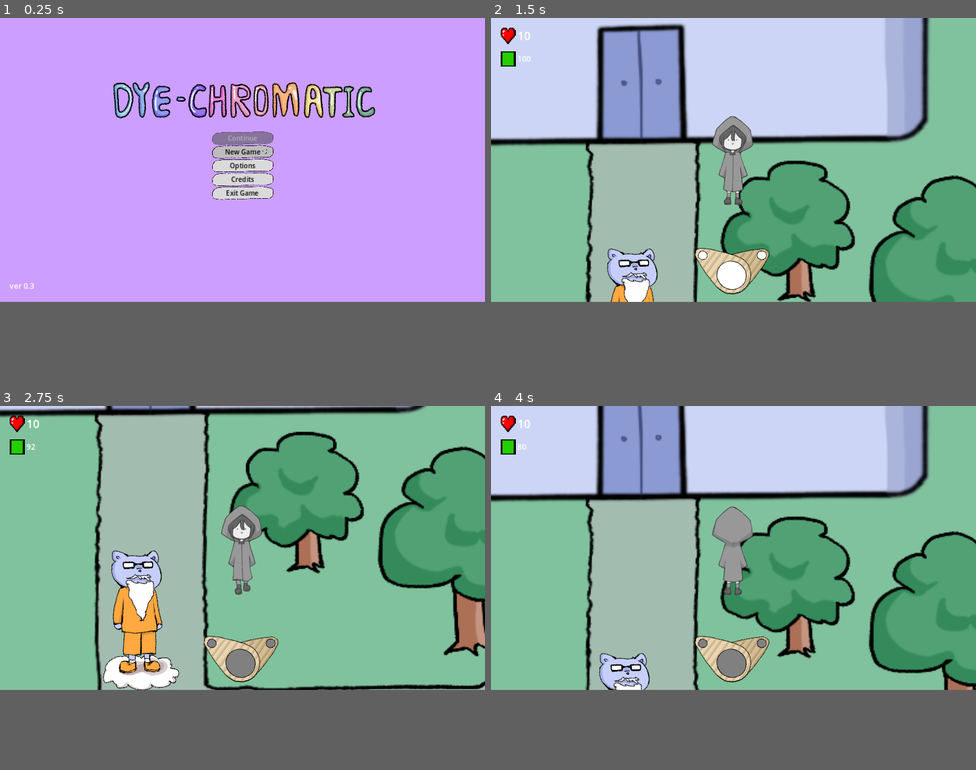
Above: before the commit, frames 1-4 (two rows, left to right).
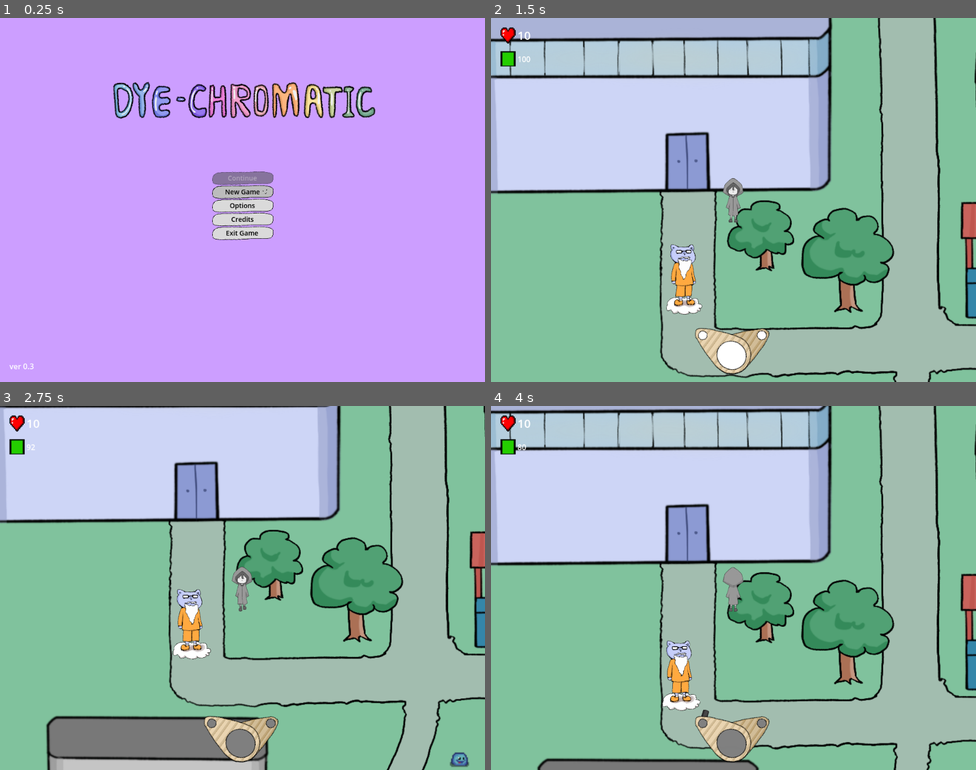
Above: after the commit, the same moments.

Repository: JMSVY-Super-Cool-Group-14/Dye-Chromatic
Game: Godot game, scene res://scenes/ui/main.tscn
Same seed, same stepped clock (60 frames per second), same inputs: the game is played once before the commit and once after it.
Inputs (mouse positions are in pixels of both pictures, inside the frame that each line leads up to):
- Up to frame 1 (0.25 s): no input
- Up to frame 2 (1.5 s): click "New Game" at 0.5 s; move the mouse to (840, 145) at 1.27 s; hold E (right_colour) from 1.28 s (still down); hold V (lock_on) from 1.28 s (still down); tap C (interact) at 1.35 s
- Up to frame 3 (2.75 s): move the mouse to (145, 562) at 2.02 s; release E (right_colour) at 2.03 s; release V (lock_on) at 2.03 s; hold S (move_down) from 2.03 s (still down); tap V (lock_on) at 2.1 s; tap F (melee_attack) at 2.3 s
- Up to frame 4 (4 s): move the mouse to (782, 486) at 2.77 s; release S (move_down) at 2.78 s; hold E (right_colour) 2.78-3.53 s; hold F (melee_attack) 2.78-3.53 s; tap Space (ranged_attack) at 3.05, 3.6 s; move the mouse to (709, 606) at 3.52 s; hold W (move_up) from 3.53 s (still down); tap Shift (sprint) at 3.8 s
In our replay, the window is 800x468 before the commit and 800x600 after it. These sizes can differ from the game's own. Grey fills any space a smaller window leaves; there, only what the larger window draws over its background counts as a difference.

The runs differ from the first frame. In frame 1, 4.1% of the frame differs, in the area x 2-78%, y 17-97%; in frame 2, 65%; in frame 3, 69%, in the area x 0-100%, y 0-100%; in frame 4, 66%.

Commit message:
Dynamic Boundaries Implemented (Area & Camera), Viewpoint fixed

Diff:
--- a/src/project.godot
+++ b/src/project.godot
@@ -19,8 +19,8 @@
 [display]
 
 window/size/viewport_width=1024
-window/size/viewport_height=600
-window/stretch/mode="canvas_items"
+window/size/viewport_height=768
+window/stretch/mode="viewport"
 
 [dotnet]
 
@@ -130,6 +130,27 @@
 , Object(InputEventJoypadMotion,"resource_local_to_scene":false,"resource_name":"","device":-1,"axis":4,"axis_value":1.0,"script":null)
 ]
 }
+interact={
+"deadzone": 0.5,
+"events": [Object(InputEventKey,"resource_local_to_scene":false,"resource_name":"","device":-1,"window_id":0,"alt_pressed":false,"shift_pressed":false,"ctrl_pressed":false,"meta_pressed":false,"pressed":false,"keycode":0,"physical_keycode":67,"key_label":0,"unicode":99,"echo":false,"script":null)
+, Object(InputEventJoypadButton,"resource_local_to_scene":false,"resource_name":"","device":-1,"button_index":3,"pressure":0.0,"pressed":false,"script":null)
+]
+}
+ultimate_attack={
+"deadzone": 0.5,
+"events": [Object(InputEventKey,"resource_local_to_scene":false,"resource_name":"","device":-1,"window_id":0,"alt_pressed":false,"shift_pressed":false,"ctrl_pressed":false,"meta_pressed":false,"pressed":false,"keycode":0,"physical_keycode":75,"key_label":0,"unicode":107,"echo":false,"script":null)
+]
+}
+sprint={
+"deadzone": 0.5,
+"events": [Object(InputEventKey,"resource_local_to_scene":false,"resource_name":"","device":-1,"window_id":0,"alt_pressed":false,"shift_pressed":false,"ctrl_pressed":false,"meta_pressed":false,"pressed":false,"keycode":0,"physical_keycode":4194325,"key_label":0,"unicode":0,"echo":false,"script":null)
+]
+}
+lock_on={
+"deadzone": 0.5,
+"events": [Object(InputEventKey,"resource_local_to_scene":false,"resource_name":"","device":-1,"window_id":0,"alt_pressed":false,"shift_pressed":false,"ctrl_pressed":false,"meta_pressed":false,"pressed":false,"keycode":0,"physical_keycode":86,"key_label":0,"unicode":118,"echo":false,"script":null)
+]
+}
 zoom_in={
 "deadzone": 0.5,
 "events": [Object(InputEventKey,"resource_local_to_scene":false,"resource_name":"","device":-1,"window_id":0,"alt_pressed":false,"shift_pressed":false,"ctrl_pressed":false,"meta_pressed":false,"pressed":false,"keycode":0,"physical_keycode":90,"key_label":0,"unicode":122,"echo":false,"script":null)
@@ -160,24 +181,8 @@
 "events": [Object(InputEventKey,"resource_local_to_scene":false,"resource_name":"","device":-1,"window_id":0,"alt_press …(182 unchanged characters)…
 ]
 }
-interact={
+reset_camera={
 "deadzone": 0.5,
 "events": [Object(InputEventKey,"resource_local_to_scene":false,"resource_name":"","device":-1,"window_id":0,"alt_pressed":false,"shift_pressed":false,"ctrl_pressed":false,"meta_pressed":false,"pressed":false,"keycode":0,"physical_keycode":67,"key_label":0,"unicode":99,"echo":false,"script":null)
-, Object(InputEventJoypadButton,"resource_local_to_scene":false,"resource_name":"","device":-1,"button_index":3,"pressure":0.0,"pressed":false,"script":null)
 ]
 }
-ultimate_attack={
-"deadzone": 0.5,
-"events": [Object(InputEventKey,"resource_local_to_scene":false,"resource_name":"","device":-1,"window_id":0,"alt_pressed":false,"shift_pressed":false,"ctrl_pressed":false,"meta_pressed":false,"pressed":false,"keycode":0,"physical_keycode":75,"key_label":0,"unicode":107,"echo":false,"script":null)
-]
-}
-sprint={
-"deadzone": 0.5,
-"events": [Object(InputEventKey,"resource_local_to_scene":false,"resource_name":"","device":-1,"window_id":0,"alt_pressed":false,"shift_pressed":false,"ctrl_pressed":false,"meta_pressed":false,"pressed":false,"keycode":0,"physical_keycode":4194325,"key_label":0,"unicode":0,"echo":false,"script":null)
-]
-}
-lock_on={
-"deadzone": 0.5,
-"events": [Object(InputEventKey,"resource_local_to_scene":false,"resource_name":"","device":-1,"window_id":0,"alt_pressed":false,"shift_pressed":false,"ctrl_pressed":false,"meta_pressed":false,"pressed":false,"keycode":0,"physical_keycode":86,"key_label":0,"unicode":118,"echo":false,"script":null)
-]
-}
--- a/src/scenes/game.tscn
+++ b/src/scenes/game.tscn
@@ -154,6 +154,7 @@
 z_index = 1
 position = Vector2(231, 255)
 scale = Vector2(0.4, 0.4)
+max_x = 815
 
 [node name="AudioStreamPlayer2D" type="AudioStreamPlayer2D" parent="."]
 stream = ExtResource("12_aedne")
--- a/src/scenes/player.tscn
+++ b/src/scenes/player.tscn
@@ -314,6 +314,7 @@
 
 [node name="Player" type="Area2D" groups=["player"]]
 script = ExtResource("1_p4u05")
+max_y = 800
 
 [node name="AnimatedSprite2D" type="AnimatedSprite2D" parent="."]
 scale = Vector2(0.3, 0.3)
@@ -349,7 +350,6 @@
 scale = Vector2(0.2, 0.2)
 sprite_frames = SubResource("SpriteFrames_jbfnq")
 animation = &"attack"
-frame = 5
 
 [node name="MeleePlayer1" type="AnimationPlayer" parent="MeleeRange/MeleeAnimate1"]
 root_node = NodePath("../..")
--- a/src/scripts/Camera2D.gd
+++ b/src/scripts/Camera2D.gd
@@ -1,17 +1,34 @@
 extends Camera2D
 
-var centered_on_player = true
-@onready var player = get_parent()
-var camera_speed = 100  # Speed at which the camera moves when arrow keys are pressed
-var zoom_speed = 3  # Speed of zooming in and out
-var min_zoom = Vector2(1.5, 1.5)  # Minimum zoom level
-var max_zoom = Vector2(5, 5)  # Maximum zoom level
+@export var centered_on_player = true
+@onready var player: Area2D = get_parent()  # Assuming Camera2D is a direct child of Player
+@export var camera_speed = 100  # Speed at which the camera moves when arrow keys are pressed
+@export var zoom_speed = 3  # Speed of zooming in and out
+@export var min_zoom = Vector2(1.5, 1.5)  # Minimum zoom level
+@export var max_zoom = Vector2(3, 3)  # Maximum zoom level
 var last_player_position = Vector2()  # To track player's last position
 
+# Standard Camera Settings
+@export var DEFAULT_ZOOM = Vector2(2.5, 2.5)
+@export var DEFAULT_POSITION = Vector2()
+
+@export var smoothing_enabled = true
+@export var smoothing_speed = 5.0
+
 func _ready():
+	player = get_parent()  # Ensure player is the parent node
+	if not player:
+		push_error("Player node not found as parent.")
+		return
 	last_player_position = player.position  # Initialize with the player's initial position
+	zoom = DEFAULT_ZOOM  # Set the initial zoom level to default
+	make_current()  # Make this camera the current camera
+	set_limits()  # Set the camera limits
+	global_position = player.global_position  # Ensure the camera starts centered on the player
 
 func _process(delta):
+	if not player:
+		return
 	# Check player movement
 	var player_moved = player.position != last_player_position
 	if player_moved:
@@ -29,7 +46,10 @@
 
 	if centered_on_player:
 		# The camera will follow the player without manual input
-		global_position = player.position
+		if smoothing_enabled:
+			global_position = lerp(global_position, player.global_position, smoothing_speed * delta)
+		else:
+			global_position = player.global_position
 	else:
 		# Move the camera according to inputs
 		if Input.is_action_pressed("move_camera_right"):
@@ -41,9 +61,6 @@
 		if Input.is_action_pressed("move_camera_down"):
 			global_position.y += camera_speed * delta
 
-	# Update the last player position at the end of the frame
-	last_player_position = player.position
-
 	# Handle zooming in and out
 	if Input.is_action_pressed("zoom_in"):
 		zoom -= Vector2(zoom_speed, zoom_speed) * delta
@@ -53,3 +70,17 @@
 		zoom += Vector2(zoom_speed, zoom_speed) * delta
 		zoom.x = min(zoom.x, max_zoom.x)
 		zoom.y = min(zoom.y, max_zoom.y)
+
+	# Reset camera to default settings when "c" is pressed
+	if Input.is_action_just_pressed("reset_camera"):
+		zoom = DEFAULT_ZOOM
+		global_position = player.position
+
+	# Update the last player position at the end of the frame
+	last_player_position = player.position
+
+func set_limits():
+	limit_left = -1000
+	limit_right = 1000
+	limit_top = -1000
+	limit_bottom = 1000
--- a/src/scripts/PlayerAnimated.gd
+++ b/src/scripts/PlayerAnimated.gd
@@ -1,19 +1,21 @@
 extends AnimatedSprite2D
 
-@onready var player:Area2D = $"../"
+@onready var player: Area2D = $"../"
 var projectile_val = false
 var melee_val = false
 
-# Called when the node enters the scene tree for the first time.
+@export var speed = 200
+var velocity = Vector2.ZERO
+
 func _ready():
 	animation_looped.connect(end_attack)
+	set_process(true)
 
-# Called every frame. 'delta' is the elapsed time since the previous frame.
 func _process(delta):
-	if !projectile_val && !melee_val:
+	if !projectile_val and !melee_val:
 		walk_idle()
 
-	if player.isSprinting == false:
+	if !player.isSprinting:
 		# Animation check
 		if Input.is_action_just_pressed("ranged_attack"):
 			projectile_val = true
@@ -22,6 +24,23 @@
 			melee_val = true
 			melee()
 
+	# Handle player movement
+	velocity = Vector2.ZERO
+	if Input.is_action_pressed("ui_right"):
+		velocity.x += 1
+	if Input.is_action_pressed("ui_left"):
+		velocity.x -= 1
+	if Input.is_action_pressed("ui_down"):
+		velocity.y += 1
+	if Input.is_action_pressed("ui_up"):
+		velocity.y -= 1
+
+	velocity = velocity.normalized() * speed * delta
+	player.position += velocity
+
+	# Debugging information
+	print("Player Position: ", player.position)
+	print("Viewport Size: ", get_viewport().size)
 
 func end_attack():
 	projectile_val = false
@@ -33,7 +52,7 @@
 		return
 
 	# Walking animation
-	if player.velocity.x > 0.25 || player.velocity.x < -0.25:
+	if player.velocity.x > 0.25 or player.velocity.x < -0.25:
 		animation = "walk_right"
 		flip_h = false
 		if player.velocity.x < 0:
@@ -46,7 +65,7 @@
 func melee():
 	print("Melee animation")
 	# Melee animation
-	if player.velocity.x > 0.25 || player.velocity.x < -0.25:
+	if player.velocity.x > 0.25 or player.velocity.x < -0.25:
 		animation = "melee_right"
 		flip_h = false
 		if player.velocity.x < 0:
@@ -58,7 +77,7 @@
 
 func proj():
 	print("Projectile animation")
-	#Projectile animation
+	# Projectile animation
 	if player.rangedTarget.x != 0:
 		animation = "proj_right"
 		flip_h = false
--- a/src/scripts/player.gd
+++ b/src/scripts/player.gd
@@ -30,8 +30,8 @@
 var blueUltCost = 70
 var magentaSpecialCost = 40
 var abilityCooldown = 0.5
-var magentaDelta = 0 	# set to 0 so it is not on cooldown at start
-var blueDelta = 0 	# set to 0 so it is not on cooldown at start
+var magentaDelta = 0
+var blueDelta = 0
 var blueUltDelta = 0
 @export var blueUltDamage = 70
 @export var meleeRange = 18
@@ -46,7 +46,7 @@
 	"yellow" : Color(1, 1, 0),
 	"magenta" : Color(1, 0, 1),
 	"cyan" : Color(0, 1, 1)
-		}
+}
 @onready var leftIndex = 0
 @onready var rightIndex = 0
 @onready var leftColour = "grey"
@@ -69,6 +69,13 @@
 var projectile_scene = preload("res://scenes/attacks/projectile.tscn")
 var special_magenta_scene = preload("res://scenes/attacks/special_magenta.tscn")
 var special_blue_scene = preload("res://scenes/attacks/special_blue.tscn")
+
+# Boundary limits
+@export var min_x = 55
+@export var max_x = 800
+@export var min_y = 40
+@export var max_y = 500
+
 # Called when the node enters the scene tree for the first time.
 func _ready():
 	$AnimatedSprite2D.play()
@@ -89,13 +96,10 @@
 	stamina_change.emit(int(stamina))
 
 	if timePassed > hpRegenDelay and hp < maxHP:
-		print("Regenerate health! Health is: ")
-		print(hp)
+		print("Regenerate health! Health is: ", hp)
 		hp += hpRegen
 		timePassed = 0
 		hp_change.emit(hp)
-
-
 
 	# Colour Reset
 	if Input.is_action_just_pressed("left_colour"):
@@ -132,7 +136,16 @@
 
 	# Actual moving of object
 	position += velocity * delta * speed
-	position = position.clamp(Vector2.ZERO, get_viewport_rect().size)
+
+	# Print debug information
+	print("Position before clamping: ", position)
+
+	# Clamp the position within defined boundaries
+	position.x = clamp(position.x, min_x, max_x)
+	position.y = clamp(position.y, min_y, max_y)
+
+	# Print debug information
+	print("Position after clamping: ", position)
 
 func start(pos):
 	position = pos
@@ -162,10 +175,10 @@
 
 
 func lock_on(event):
-	if event.is_action_pressed("lock_on") and lockedOn==false:
+	if event.is_action_pressed("lock_on") and lockedOn == false:
 		targetLock = get_nearest_enemy()
 		if targetLock != null:
-			$DetectRange.global_position = self.global_position + facingDirection.normalized()*meleeRange
+			$DetectRange.global_position = self.global_position + facingDirection.normalized() * meleeRange
 			$DetectRange.global_rotation = facingDirection.angle()
 			lockedOn = true
 			targetLockArt.visible = true
@@ -179,7 +192,7 @@
 func attack_input(event):
 	if attackDelta > attackCooldown:
 		if fsm.get_controller():
-			if event.is_action_pressed("ranged_attack") and rangedTarget!=Vector2.ZERO:
+			if event.is_action_pressed("ranged_attack") and rangedTarget != Vector2.ZERO:
 				fire_projectile(rangedTarget, currentColour)
 				attackDelta = 0
 			elif event.is_action("melee_attack"):
@@ -223,21 +236,21 @@
 	slow(0.9, 0.2)
 	melee_strike.set_angle(facingDirection)
 	melee_strike.set_colour(colourWheel[currentColour])
-	melee_strike.global_position = global_position + facingDirection.normalized()*meleeRange
+	melee_strike.global_position = global_position + facingDirection.normalized() * meleeRange
 
 func melee_attack():
 	if stamina > meleeCost:
 		stamina -= meleeCost
-		meleeNode.global_position = global_position + facingDirection.normalized()*meleeRange
-		meleeNode.global_rotation = facingDirection.angle() + PI/2
+		meleeNode.global_position = global_position + facingDirection.normalized() * meleeRange
+		meleeNode.global_rotation = facingDirection.angle() + PI / 2
 		slow(0.95, 0.2)
 
-		if combo1 == true and comboDelta < attackCooldown*5:
+		if combo1 == true and comboDelta < attackCooldown * 5:
 			meleeAnimate2.play("attack2")
 			combo1 = false
 			combo2 = true
 			comboDelta = 0
-		elif combo2 == true and comboDelta < attackCooldown*5:
+		elif combo2 == true and comboDelta < attackCooldown * 5:
 			comboDamage = true
 			meleeAnimate1.play("attack1")
 			meleeAnimate2.play("attack2")
@@ -286,19 +299,19 @@
 
 	if colourSwitchDelta > colourSwitchDelay:
 		colourSwitchDelta = 0
-		if event.is_action_pressed("left_colour") :
+		if event.is_action_pressed("left_colour"):
 			# So we dont have same colour on both sides
-			leftIndex = (leftIndex+1) % 4
+			leftIndex = (leftIndex + 1) % 4
 			if leftIndex == rightIndex:
-				leftIndex = (leftIndex+1) % 4
+				leftIndex = (leftIndex + 1) % 4
 				set_colour(leftColourSelect[leftIndex], rightColourSelect[rightIndex])
 			else:
 				set_colour(leftColourSelect[leftIndex], rightColourSelect[rightIndex])
 		elif event.is_action_pressed("right_colour"):
 			# So we dont have same colour on both sides
-			rightIndex = (rightIndex+1) % 4
+			rightIndex = (rightIndex + 1) % 4
 			if rightIndex == leftIndex:
-				rightIndex = (rightIndex+1) % 4
+				rightIndex = (rightIndex + 1) % 4
 				set_colour(leftColourSelect[leftIndex], rightColourSelect[rightIndex])
 			else:
 				set_colour(leftColourSelect[leftIndex], rightColourSelect[rightIndex])
@@ -306,7 +319,7 @@
 func set_colour(left, right):
 	leftColour = left
 	rightColour = right
-	if leftColour!="grey" and rightColour!="grey":
+	if leftColour != "grey" and rightColour != "grey":
 		match [leftColour, rightColour]:
 			["red", "green"]:
 				currentColour = "yellow"
@@ -320,7 +333,7 @@
 				currentColour = "magenta"
 			["blue", "green"]:
 				currentColour = "cyan"
-	elif left=="grey":
+	elif left == "grey":
 		currentColour = rightColour
 	elif right == "grey":
 		currentColour = leftColour
@@ -371,7 +384,7 @@
 		"red":
 			print("redUlt")
 		"green":
-			print("greenUltt")
+			print("greenUlt")
 		"blue":
 			print("blueUlt")
 			if blueUltDelta <= 0 and stamina > blueUltCost:
@@ -414,7 +427,7 @@
 func _on_melee_range_body_entered(body):
 	if body.is_in_group("enemy"):
 		if comboDamage:
-			body.fsm.take_damage(meleeDamage*2)
+			body.fsm.take_damage(meleeDamage * 2)
 			body.recieve_knockeback(self.global_position, meleeDamage, "melee")
 			comboDamage = false
 		else:
Not shown: 2 places in src/scenes/game.tscn that only renumber resources
Not shown: 1 places in src/scenes/npc.tscn that only renumber resources
